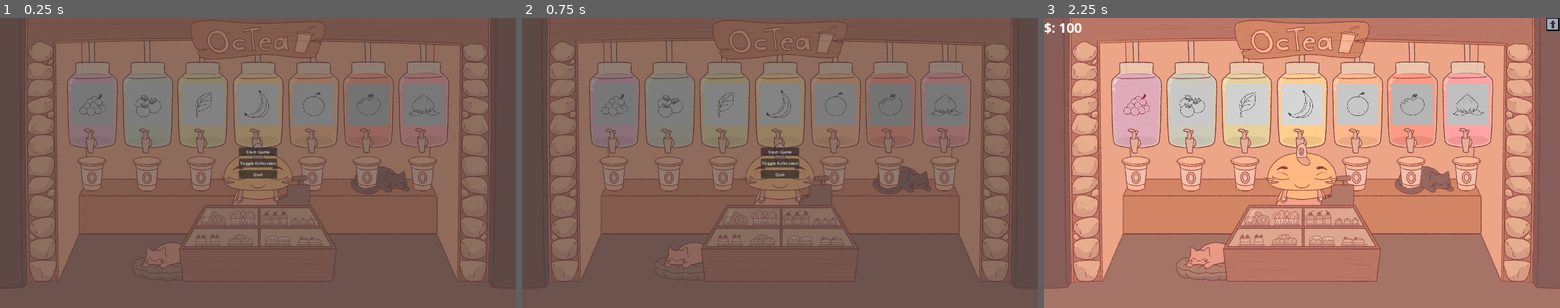
Above: before the commit, frames 1-3 (left to right).
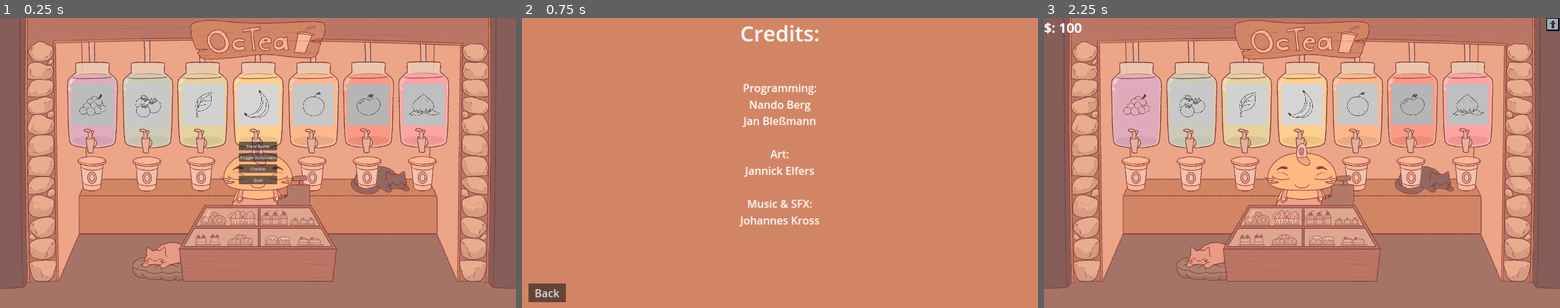
Above: after the commit, the same moments.

Repository: Spedinja/GGJ25
Game: Godot game, scene res://scenes/main_menu.tscn
Two runs of this game, one before a commit and one after it. Both use one fixed random seed, a clock stepped at 60 frames per second and the inputs below. Sound files missing from this copy of the repository are replaced by a short silence.
Inputs (mouse positions are in pixels of both pictures, inside the frame that each line leads up to):
- Up to frame 1 (0.25 s): no input
- Up to frame 2 (0.75 s): click (780, 168) at 0.5 s, where only the run after the commit has a clickable "Credits"
- Up to frame 3 (2.25 s): click (1069, 293) at 1.25 s, where only the run after the commit has a clickable "Back"; click "Start Game" at 2 s

The runs differ from the first frame. In frame 1, 100% of the frame differs, in the area x 0-100%, y 0-100%; in frame 2, 100%; in frame 3, nothing differs.

Commit message:
added basic credits

Diff:
--- a/scenes/main_menu.tscn
+++ b/scenes/main_menu.tscn
@@ -67,6 +67,7 @@
 texture = ExtResource("9_bnf8u")
 
 [node name="Sprite2D2" type="ColorRect" parent="."]
+visible = false
 self_modulate = Color(1, 1, 1, 0.501961)
 layout_mode = 0
 offset_right = 1920.0
@@ -98,10 +99,90 @@
 toggle_mode = true
 text = "Toggle Fullscreen"
 
+[node name="btnCredits" type="Button" parent="VBoxContainer"]
+layout_mode = 2
+toggle_mode = true
+text = "Credits"
+
 [node name="btnQuit" type="Button" parent="VBoxContainer"]
 layout_mode = 2
 text = "Quit"
 
+[node name="Credits" type="Control" parent="."]
+visible = false
+anchors_preset = 0
+offset_right = 40.0
+offset_bottom = 40.0
+
+[node name="ColorRect" type="ColorRect" parent="Credits"]
+layout_mode = 0
+offset_right = 1920.0
+offset_bottom = 1080.0
+color = Color(0.823529, 0.521569, 0.396078, 1)
+
+[node name="VBoxContainer" type="VBoxContainer" parent="Credits"]
+layout_mode = 0
+offset_right = 1920.0
+offset_bottom = 1080.0
+
+[node name="Credits" type="Label" parent="Credits/VBoxContainer"]
+layout_mode = 2
+theme_override_font_sizes/font_size = 80
+text = "Credits:
+
+"
+horizontal_alignment = 1
+
+[node name="Programming" type="Label" parent="Credits/VBoxContainer"]
+layout_mode = 2
+theme_override_font_sizes/font_size = 40
+text = "Programming:"
+horizontal_alignment = 1
+
+[node name="Programmer" type="Label" parent="Credits/VBoxContainer"]
+layout_mode = 2
+theme_override_font_sizes/font_size = 40
+text = "Nando Berg
+Jan Bleßmann
+ "
+horizontal_alignment = 1
+
+[node name="Art" type="Label" parent="Credits/VBoxContainer"]
+layout_mode = 2
+theme_override_font_sizes/font_size = 40
+text = "Art:"
+horizontal_alignment = 1
+
+[node name="Artist" type="Label" parent="Credits/VBoxContainer"]
+layout_mode = 2
+theme_override_font_sizes/font_size = 40
+text = "Jannick Elfers
+ "
+horizontal_alignment = 1
+
+[node name="Sound" type="Label" parent="Credits/VBoxContainer"]
+layout_mode = 2
+theme_override_font_sizes/font_size = 40
+text = "Music & SFX:"
+horizontal_alignment = 1
+
+[node name="Sound-Designer" type="Label" parent="Credits/VBoxContainer"]
+layout_mode = 2
+theme_override_font_sizes/font_size = 40
+text = "Johannes Kross"
+horizontal_alignment = 1
+
+[node name="Button" type="Button" parent="Credits"]
+layout_mode = 0
+offset_left = 24.0
+offset_top = 989.0
+offset_right = 164.0
+offset_bottom = 1059.0
+theme_override_font_sizes/font_size = 40
+text = "Back"
+
 [connection signal="pressed" from="VBoxContainer/btnStartGame" to="." method="_on_btn_start_game_pressed"]
 [connection signal="toggled" from="VBoxContainer/btnToggleFullScreen" to="." method="_on_btn_toggle_full_screen_toggled"]
+[connection signal="pressed" from="VBoxContainer/btnCredits" to="." method="_on_btn_credits_pressed"]
 [connection signal="pressed" from="VBoxContainer/btnQuit" to="." method="_on_btn_quit_pressed"]
+[connection signal="pressed" from="Credits/Button" to="." method="_on_button_pressed"]
--- a/scripts/main_menu.gd
+++ b/scripts/main_menu.gd
@@ -25,3 +25,11 @@
 
 func _on_btn_quit_pressed() -> void:
 	get_tree().quit()
+
+
+func _on_btn_credits_pressed() -> void:
+	$Credits.visible = true
+
+
+func _on_button_pressed() -> void:
+	$Credits.visible = false
